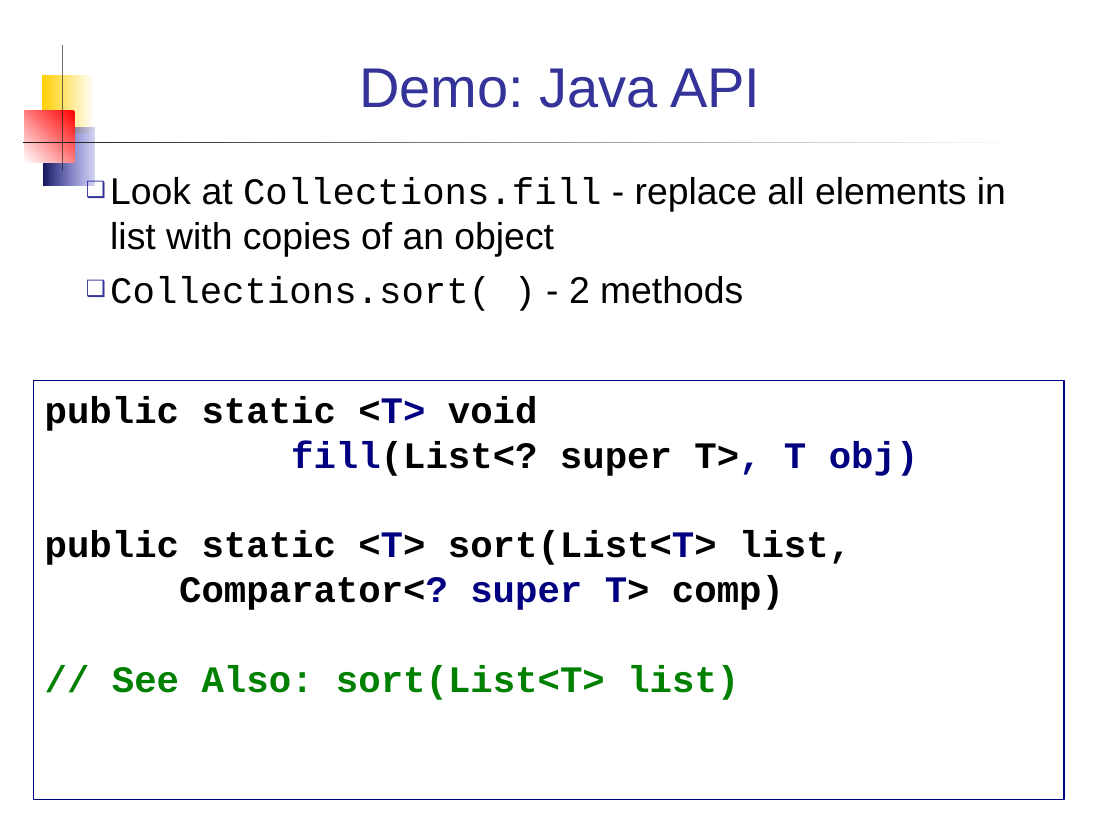
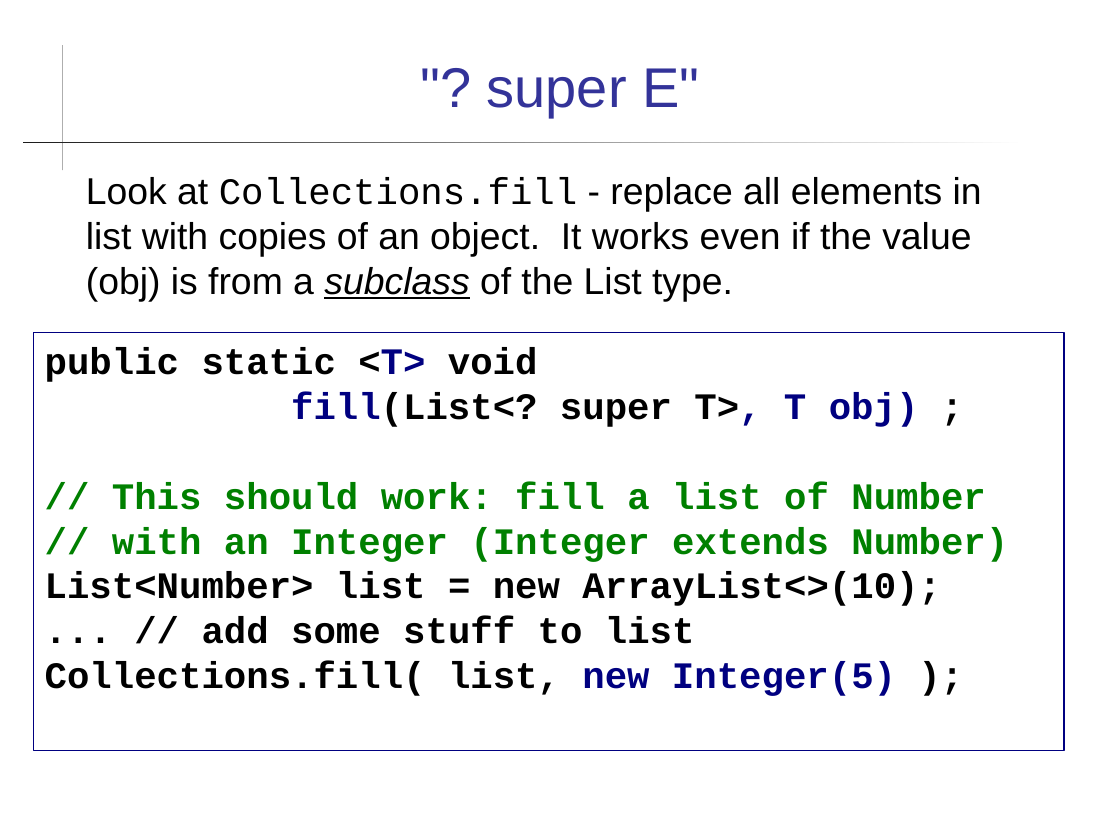
Before and after one commit to skeoop/skeoop.github.io, a slide deck: slide 10 of week13/Generics.ppt (slide 12 before the commit). Drawn at 1120x840 pixels with LibreOffice and Linux fonts; fonts in the diff are those of the drawing. Boxes give left, top, right and bottom in pixels: in the first picture for what was removed or moved away, otherwise in the second. Text is boxed around its words. In the diff, an @@ line names an element or a change of style, - is before the commit and + after.

Commit message:
fix slides

```diff
--- a/week13/Generics.ppt
+++ b/week13/Generics.ppt
@@ rectangle removed at [41, 75, 94, 133] @@
@@ title at [487, 68, 699, 117]: text changed @@
-Demo: Java API
+"? super E"
@@ rectangle removed at [25, 111, 75, 162] @@
@@ rectangle removed at [44, 128, 94, 186] @@
@@ text at [86, 177, 982, 301]: text changed @@
-❑ Look at Collections.fill - replace all elements in list with copies of an object
-❑ Collections.sort( ) - 2 methods
+Look at Collections.fill - replace all elements in list with copies of an object. It works even if the value (obj) is from a subclass of the List type.
@@ rectangle "public static <T> void": place and size @@
-rectangle "public static <T> void" at [34, 381, 1064, 800]
+rectangle "public static <T> void" at [34, 333, 1064, 750]
@@ text in rectangle at [45, 393, 1008, 696]: text changed @@
-fill(List<? super T>, T obj)
-public static <T> sort(List<T> list,
-Comparator<? super T> comp)
-// See Also: sort(List<T> list)
+fill(List<? super T>, T obj) ;
+// This should work: fill a list of Number
+// with an Integer (Integer extends Number)
+List<Number> list = new ArrayList<>(10);
+... // add some stuff to list
+Collections.fill( list, new Integer(5) );
```
Also in this commit, not shown: 12 other slides changed, 1 slide added, 1 other file.
